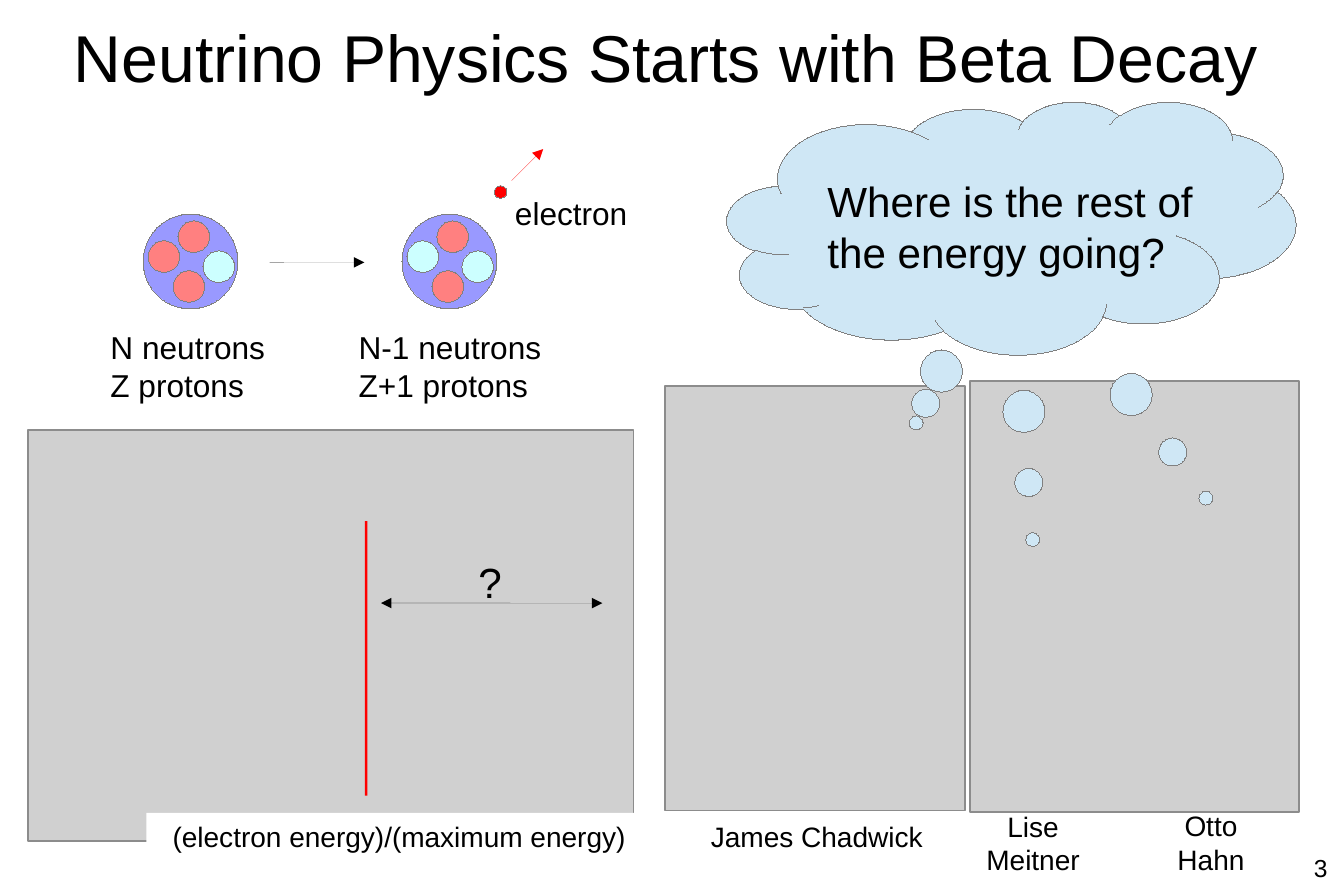
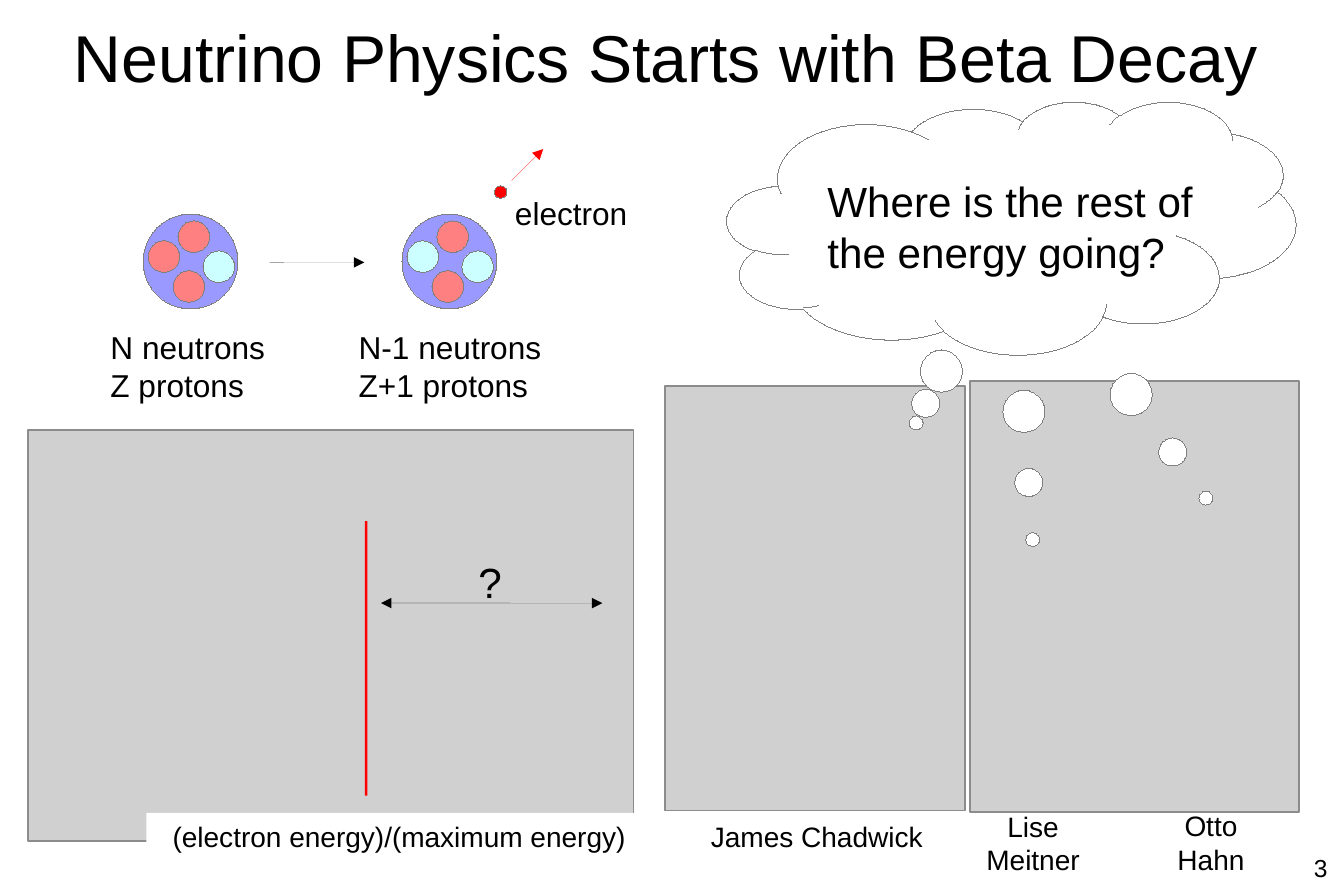
Before and after one commit to steveherrin/PhDThesis, a slide deck: slide 3 of Defense Presentation/Herrin-20130524-PhDDefense.odp. Drawn at 1344x896 pixels with LibreOffice and Linux fonts; fonts in the diff are those of the drawing; grey boxes stand for pictures. Boxes give left, top, right and bottom in pixels: in the first picture for what was removed or moved away, otherwise in the second. Text is boxed around its words. In the diff, an @@ line names an element or a change of style, - is before the commit and + after.

Commit message:
Neutrino oscillation slide.

```diff
--- a/Defense Presentation/Herrin-20130524-PhDDefense.odp
+++ b/Defense Presentation/Herrin-20130524-PhDDefense.odp
@@ fill #CFE7F5 to #FFFFFF in 3 elements at [727, 101, 1296, 354], [727, 101, 1296, 354], [727, 101, 1296, 354] @@
```
Also in this commit, not shown: 2 other slides changed, 1 slide added.
